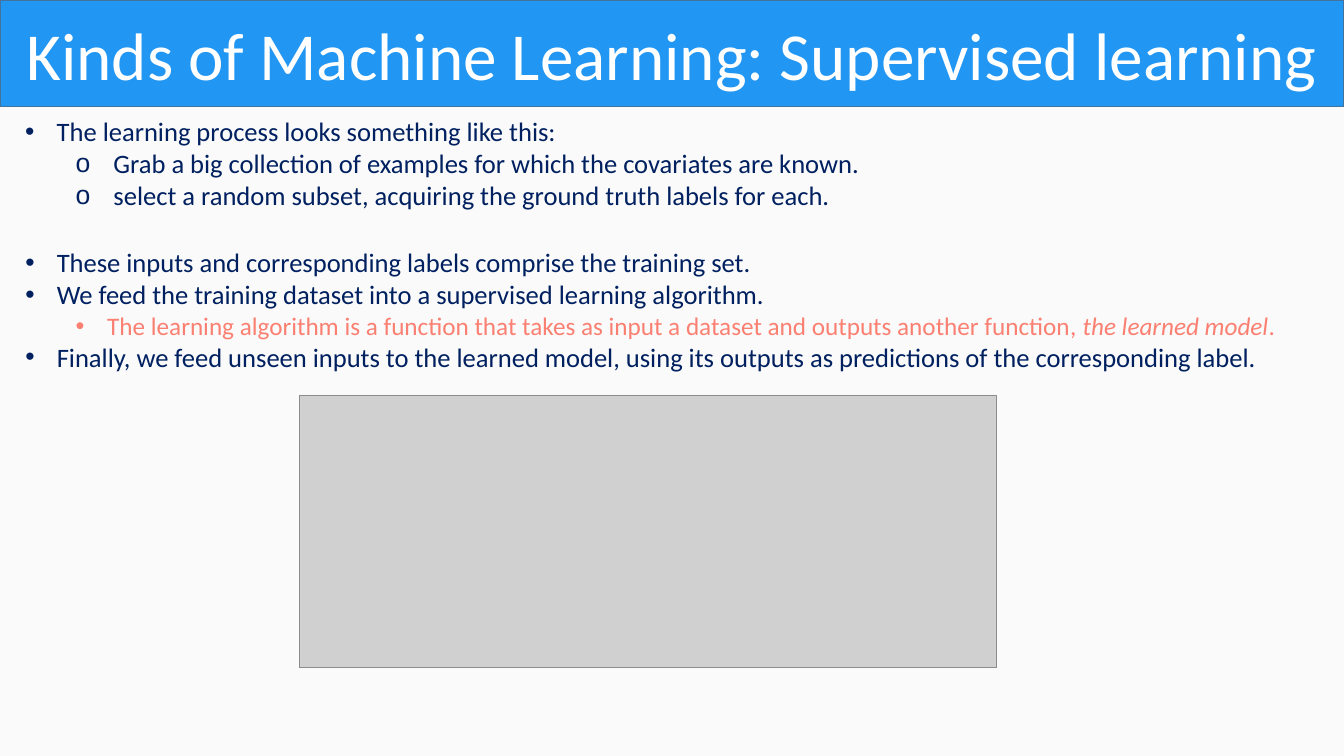
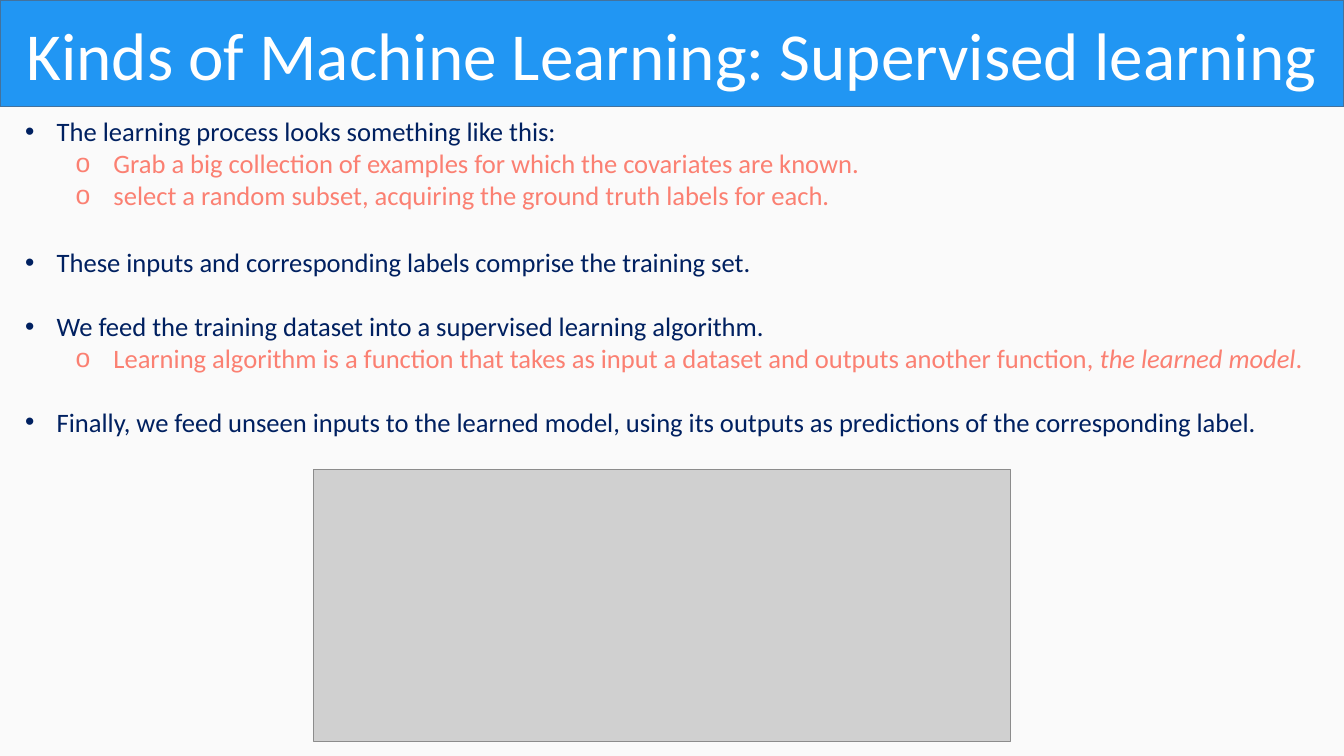
Before and after one commit to OmarAlmighty/D2L-Slides, a slide deck: slide 25 of D2L CH1.pptx. Drawn at 1344x756 pixels with LibreOffice and Linux fonts; fonts in the diff are those of the drawing; grey boxes stand for pictures. Boxes give left, top, right and bottom in pixels: in the first picture for what was removed or moved away, otherwise in the second. Text is boxed around its words. In the diff, an @@ line names an element or a change of style, - is before the commit and + after.

```diff
--- a/D2L CH1.pptx
+++ b/D2L CH1.pptx
@@ text at <box>113,154,858,210</box>: text colour #002060 to #FB8072 in "Grab a big collection of examples for ...", "select a random subset, acquiring the ground ..." @@
@@ text at <box>113,349,1303,373</box>: text changed; size 18 to 19 pt @@
-  • The learning algorithm is a function that takes as input a dataset and outputs another function, the learned model.
+  o Learning algorithm is a function that takes as input a dataset and outputs another function, the learned model.
@@ picture: place and size @@
-picture at <box>299,395,997,667</box>
+picture at <box>314,469,1011,741</box>
```
Also in this commit, not shown: 34 other slides changed, 5 other files.
